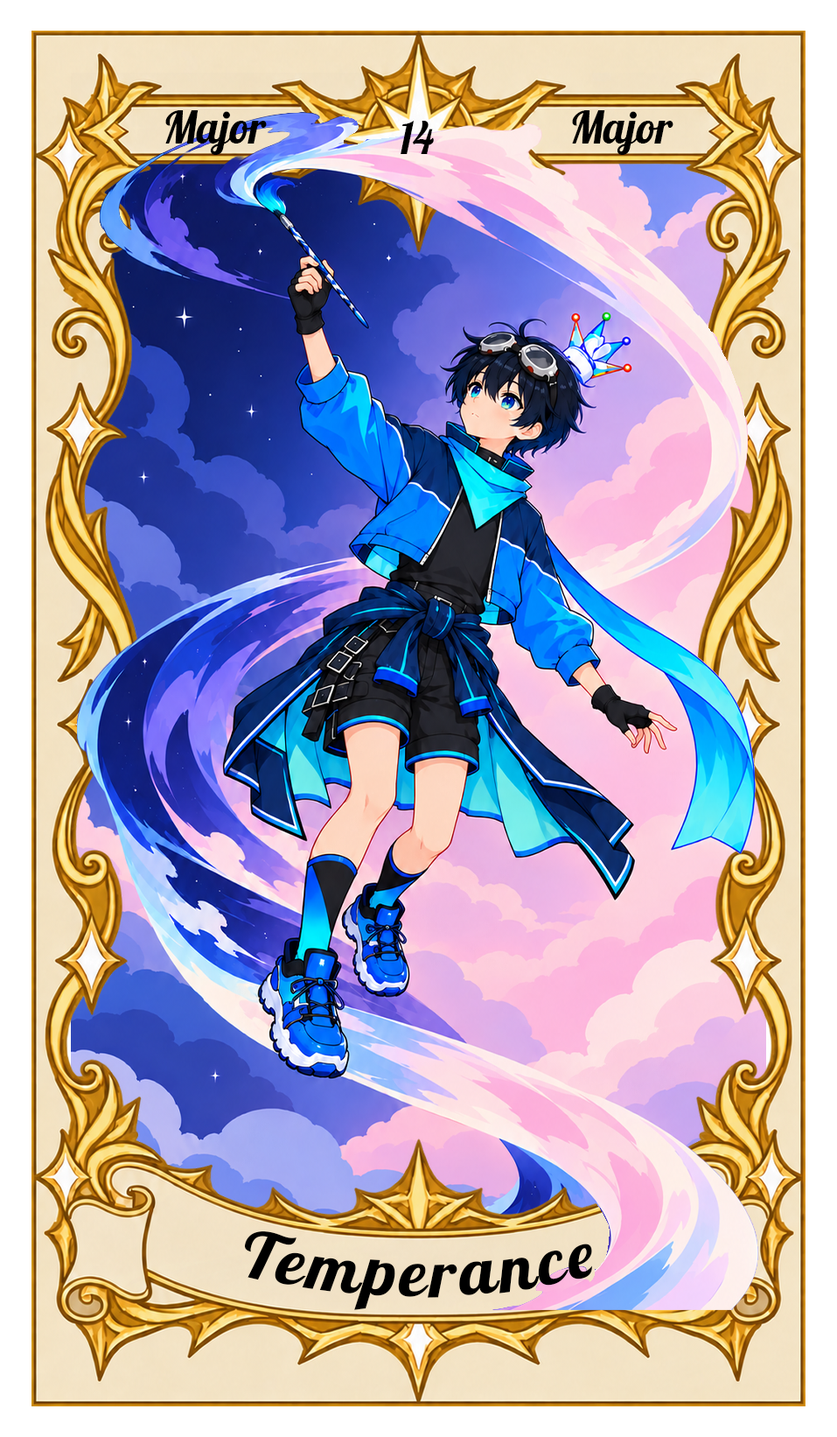
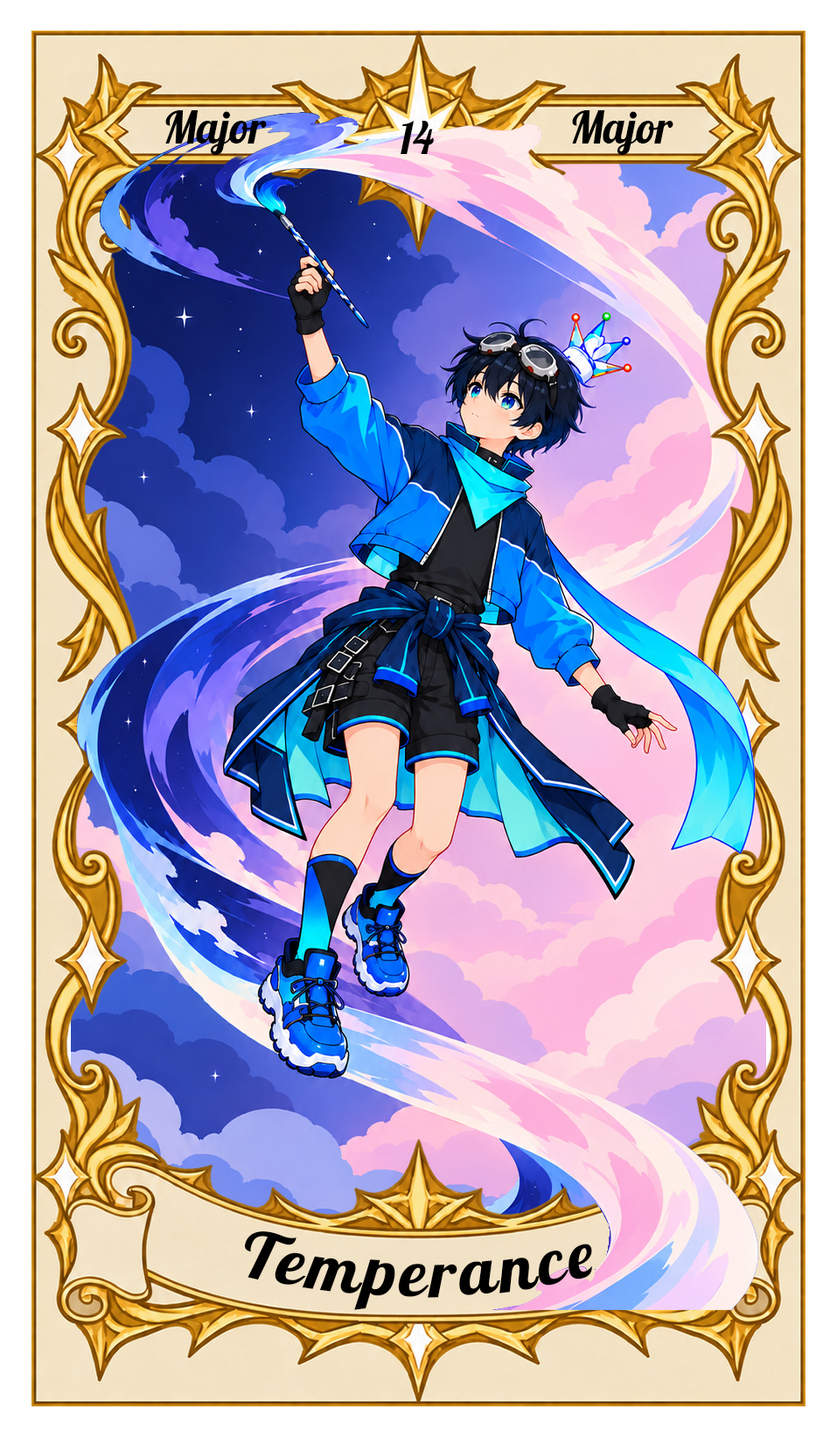
Two versions of the same layered image (w=837, h=1437). Layer-by-layer changes:
painted on "Layer 1" over [700, 323, 749, 468]
